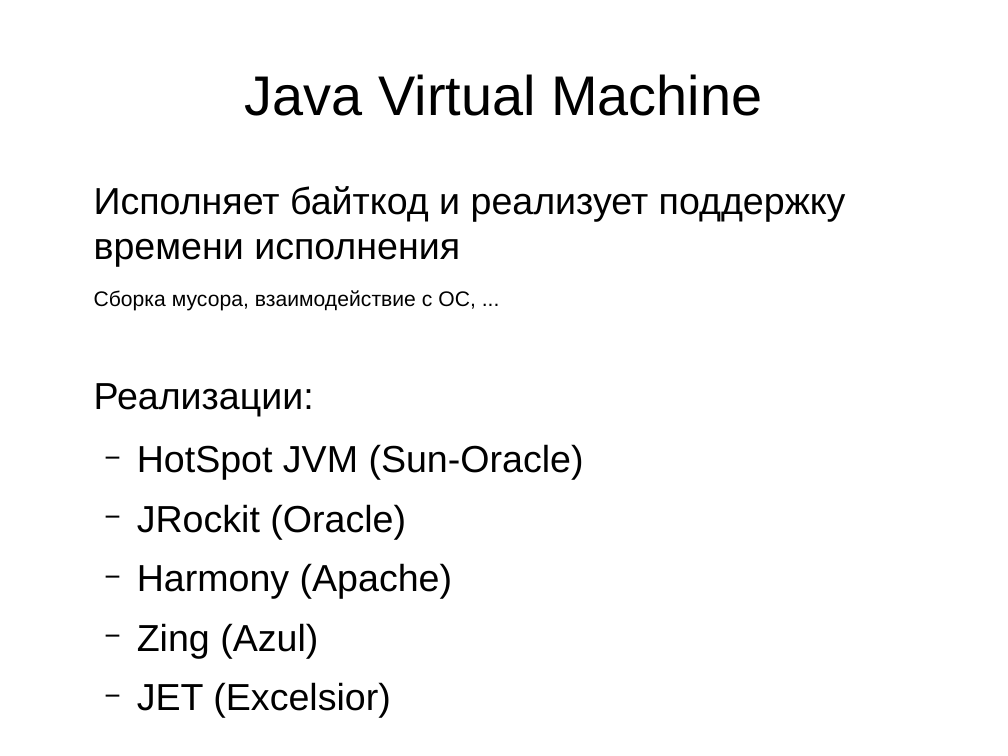
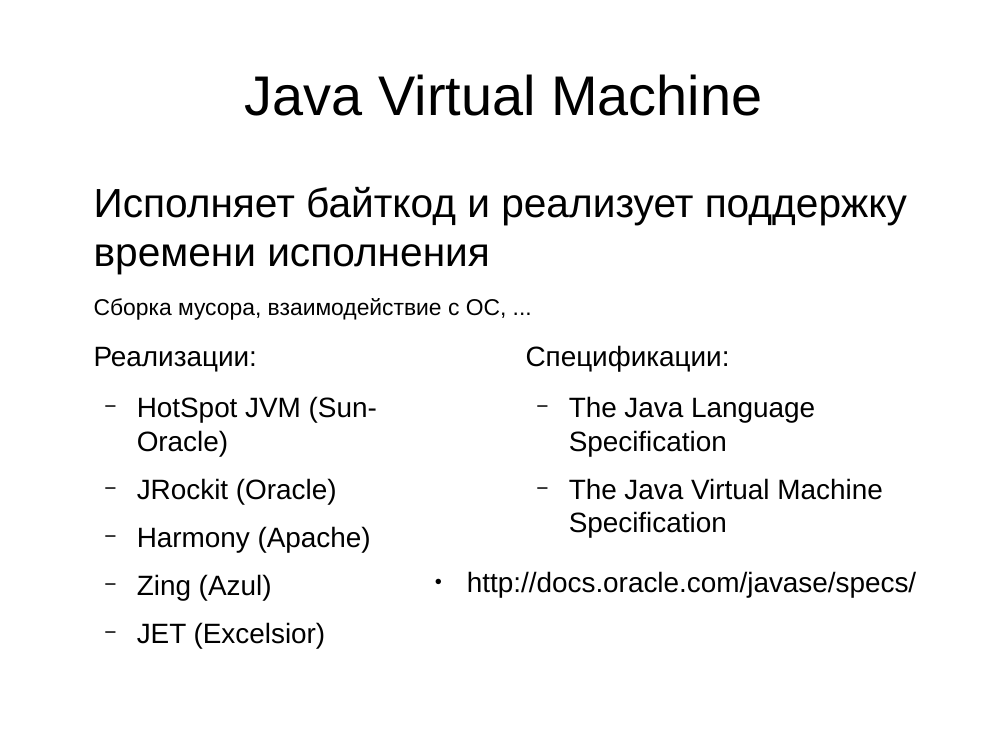
Before and after one commit to kikht/java-examples, a slide deck: slide 10 of slides/01-intro.odp (slide 12 before the commit). Drawn at 1008x756 pixels with LibreOffice and Linux fonts; fonts in the diff are those of the drawing. Boxes give left, top, right and bottom in pixels: in the first picture for what was removed or moved away, otherwise in the second. Text is boxed around its words. In the diff, an @@ line names an element or a change of style, - is before the commit and + after.

```diff
--- a/slides/01-intro.odp
+++ b/slides/01-intro.odp
@@ text at bbox=[94, 186, 846, 311]: paragraphs removed @@
-Исполняет байткод и реализует поддержку времени исполнения
-Сборка мусора, взаимодействие с ОС, ...
@@ text added at bbox=[94, 186, 907, 320], 32 pt, text #000000 @@
+Исполняет байткод и реализует поддержку времени исполнения
+Сборка мусора, взаимодействие с ОС, ...
@@ text "Реализации:": place and size @@
-text "Реализации:" at bbox=[94, 186, 846, 718]
+text "Реализации:" at bbox=[94, 346, 377, 648]
@@ text "Реализации:" at bbox=[94, 346, 377, 648]: size 29.6 to 22 pt @@
@@ text added at bbox=[526, 345, 882, 538], 22 pt, text #000000 @@
+Спецификации:
+  − The Java Language Specification
+  − The Java Virtual Machine Specification
@@ text added at bbox=[467, 571, 916, 597], 22 pt, text #000000 @@
+● http://docs.oracle.com/javase/specs/
```
Also in this commit, not shown: 14 other slides changed, 1 slide added, 3 slides removed, 3 other files.
